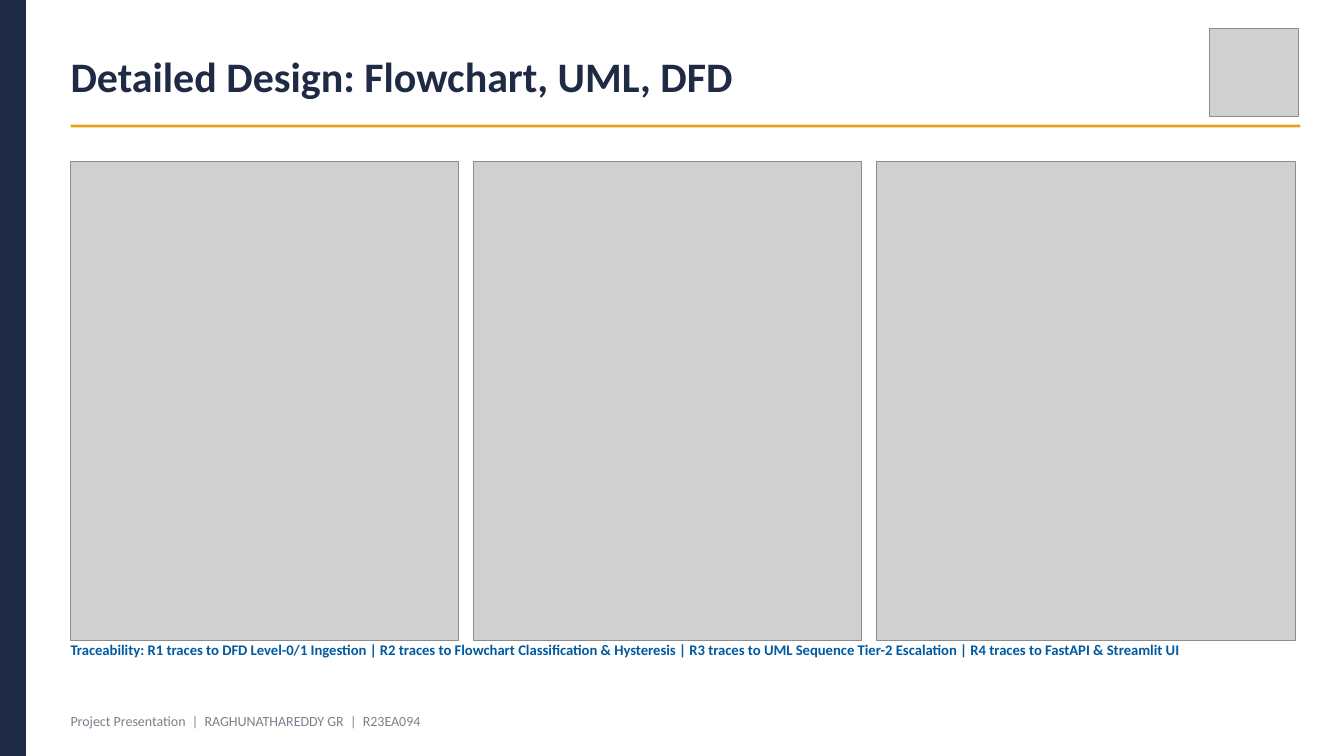
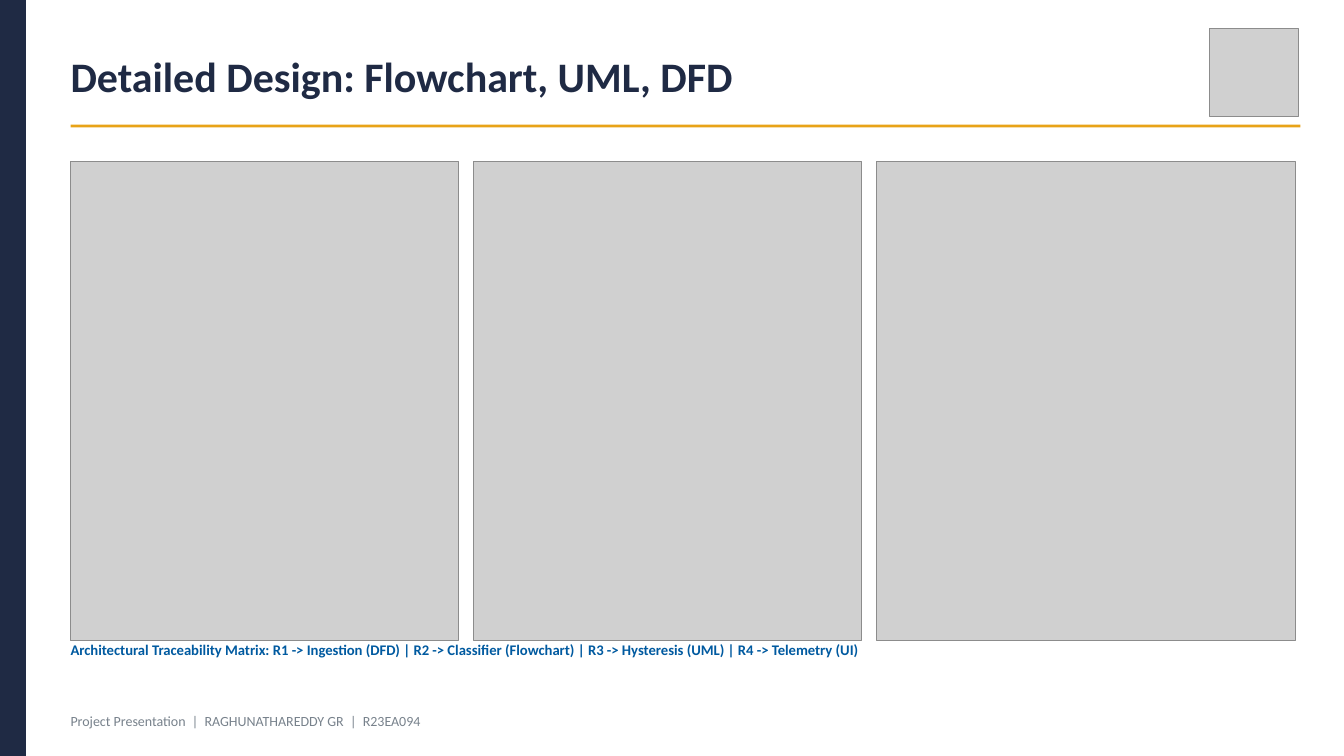
Before and after one commit to Raghunath2604/RIO_PROJECT-SMART_CITY-, a slide deck: slide 6 of docs/Project_Presentation_R23EA094.pptx. Drawn at 1344x756 pixels with LibreOffice and Linux fonts; fonts in the diff are those of the drawing; grey boxes stand for pictures. Boxes give left, top, right and bottom in pixels: in the first picture for what was removed or moved away, otherwise in the second. Text is boxed around its words. In the diff, an @@ line names an element or a change of style, - is before the commit and + after.

```diff
--- a/docs/Project_Presentation_R23EA094.pptx
+++ b/docs/Project_Presentation_R23EA094.pptx
@@ text at [71,644,859,658]: text changed @@
-Traceability: R1 traces to DFD Level-0/1 Ingestion | R2 traces to Flowchart Classification & Hysteresis | R3 traces to UML Sequence Tier-2 Escalation | R4 traces to FastAPI & Streamlit UI
+Architectural Traceability Matrix: R1 -> Ingestion (DFD) | R2 -> Classifier (Flowchart) | R3 -> Hysteresis (UML) | R4 -> Telemetry (UI)
```
Also in this commit, not shown: 8 other slides changed, 9 other files.
